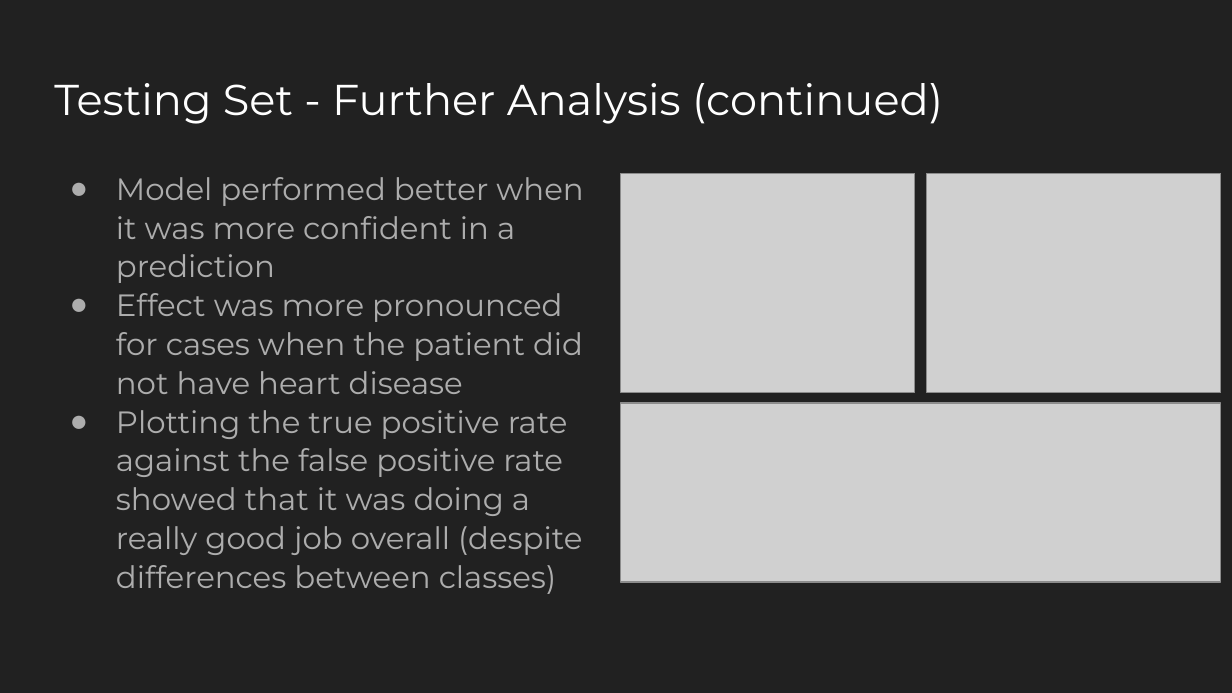
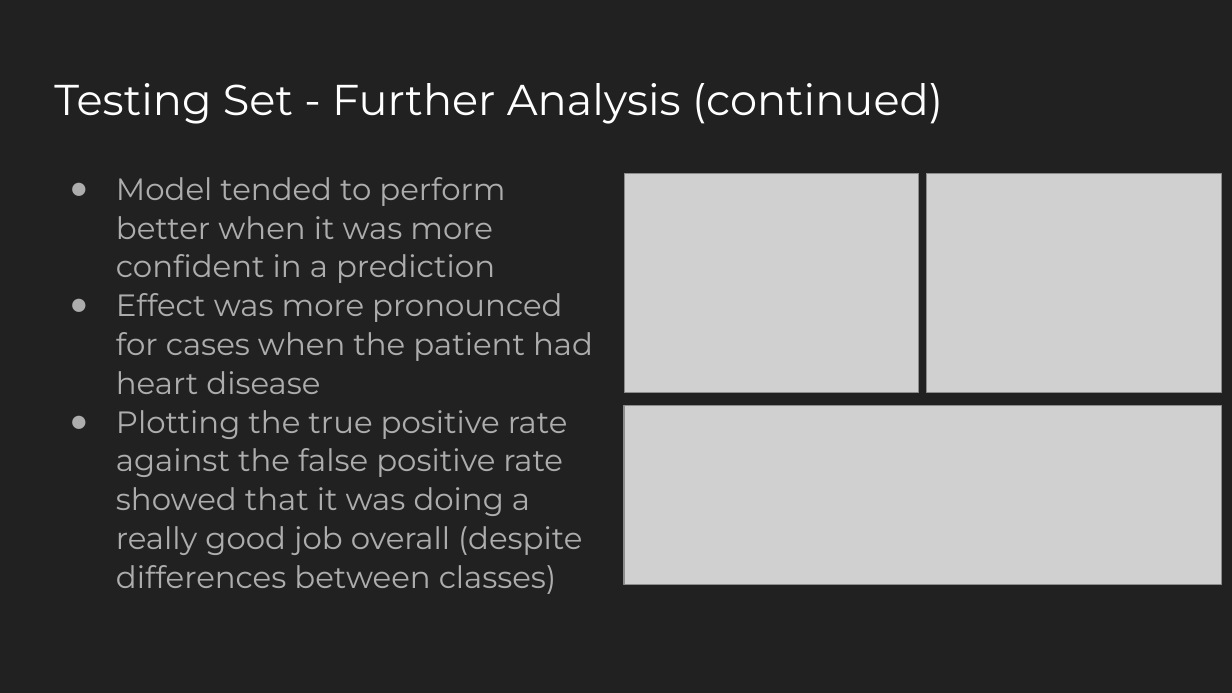
Before and after one commit to nick-mcccormack/Springboard, a slide deck: slide 11 of springboard_capstone_2/reports/Capstone_Two_Final_Slides_NGM .pptx. Drawn at 1232x693 pixels with LibreOffice and Linux fonts; fonts in the diff are those of the drawing; grey boxes stand for pictures. Boxes give left, top, right and bottom in pixels: in the first picture for what was removed or moved away, otherwise in the second. Text is boxed around its words. In the diff, an @@ line names an element or a change of style, - is before the commit and + after.

```diff
--- a/springboard_capstone_2/reports/Capstone_Two_Final_Slides_NGM .pptx
+++ b/springboard_capstone_2/reports/Capstone_Two_Final_Slides_NGM .pptx
@@ text at [116, 177, 593, 394]: text changed @@
-● Model performed better when it was more confident in a prediction
-● Effect was more pronounced for cases when the patient did not have heart disease
+● Model tended to perform better when it was more confident in a prediction
+● Effect was more pronounced for cases when the patient had heart disease
@@ picture: place and size @@
-picture at [621, 174, 915, 393]
+picture at [625, 174, 919, 393]
@@ picture: place and size @@
-picture at [621, 403, 1221, 582]
+picture at [625, 405, 1222, 584]
```
Also in this commit, not shown: 4 other slides changed, 6 other files.
